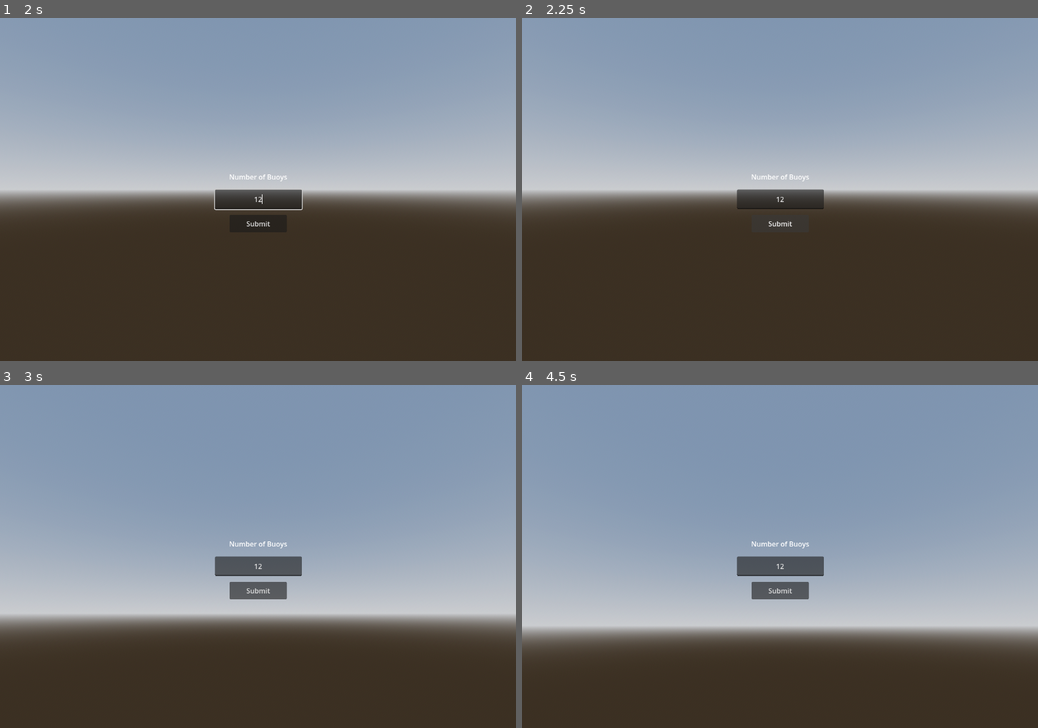
Above: before the commit, frames 1-4 (two rows, left to right).
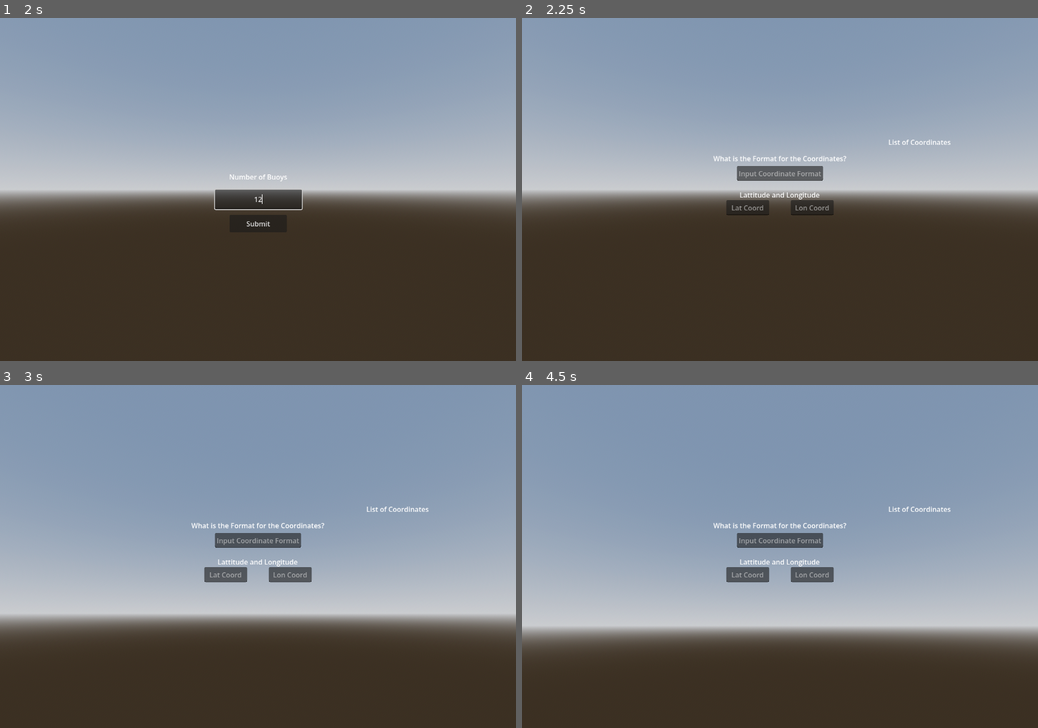
Above: after the commit, the same moments.

Repository: chrissolanilla/boatSim
Game: Godot game, scene res://MainMenu/MainMenu.tscn
The game is run twice, just before and just after one commit, with the same random seed, the same clock (stepped at 60 frames per second) and the same inputs.
Inputs (mouse positions are in pixels of both pictures, inside the frame that each line leads up to):
- Up to frame 1 (2 s): click "Start" at 0.5 s; click (258, 199) at 1.27 s; type "12" at 1.35 s
- Up to frame 2 (2.25 s): click "Submit" at 2 s
- Up to frame 3 (3 s): tap Enter at 2.75 s; move the mouse to (283, 556) at 2.77 s; hold W (move_forward) from 2.78 s (still down); hold Ctrl (sprint) from 2.78 s (still down)
- Up to frame 4 (4.5 s): keep holding W (move_forward); tap Space (move_up) at 3.5 s; move the mouse to (754, 556) at 3.52 s; release Ctrl (sprint) at 3.53 s; tap Ctrl (sprint) at 3.6 s; tap Enter at 4.25 s; move the mouse to (790, 549) at 4.27 s; hold Ctrl (sprint) from 4.28 s (still down)

Frame 1 is identical in both runs. In frame 2, 2.0% of the frame differs, in the area x 37-83%, y 35-61%; in frame 3, 2.7%; in frame 4, 2.7%, in the area x 37-84%, y 35-63%.

Commit message:
connects with singals

Diff:
--- a/godot/Level1/Level1.tscn
+++ b/godot/Level1/Level1.tscn
@@ -4,6 +4,7 @@
 [ext_resource type="PackedScene" uid="uid://c7mn0uo5ixu7h" path="res://buoy/buoy.tscn" id="1_yr1vs"]
 [ext_resource type="PackedScene" uid="uid://cyqcpfasocaus" path="res://Player/Player.tscn" id="2_axawr"]
 [ext_resource type="Script" uid="uid://cxtsp3b3p1436" path="res://Level1/ui_buoys.gd" id="4_22xjp"]
+[ext_resource type="Script" uid="uid://c08v3w0x1ea5f" path="res://Level1/ui_cordinates.gd" id="5_iits7"]
 
 [sub_resource type="ProceduralSkyMaterial" id="ProceduralSkyMaterial_yr1vs"]
 sky_horizon_color = Color(0.66224277, 0.6717428, 0.6867428, 1)
@@ -85,6 +86,7 @@
 [node name="buoy_coordinates" type="CanvasLayer" parent="." unique_id=1503615693]
 layer = 2
 visible = false
+script = ExtResource("5_iits7")
 
 [node name="HBoxContainer" type="HBoxContainer" parent="buoy_coordinates" unique_id=1974101524]
 offset_left = 800.0
--- a/godot/Level1/level_1.gd
+++ b/godot/Level1/level_1.gd
@@ -3,21 +3,16 @@
 # we should use object culling instead
 # we probably wont need more than like 20.
 # just like move the ones up to the ones they need and hide the rest.
-
-@onready var buoy: Node3D = $Buoys/Buoy
-@onready var buoys_parent_node: Node3D = $Buoys
-@onready var n_buoy: LineEdit = $n_buoys/n_buoy
+@onready var n_buoys: CanvasLayer = $n_buoys
+@onready var buoy_coordinates: CanvasLayer = $buoy_coordinates
 
 # Called when the node enters the scene tree for the first time.
 func _ready() -> void:
-	pass # Replace with function body.
+	n_buoys.buoy_count_submitted.connect(
+		buoy_coordinates.show_coordinate_ui
+	)
 
 
 # Called every frame. 'delta' is the elapsed time since the previous frame.
 func _process(delta: float) -> void:
 	pass
-
-
-
-func _on_n_buoy_editing_toggled(toggled_on: bool) -> void:
-	pass # Replace with function body.
--- a/godot/Level1/ui_buoys.gd
+++ b/godot/Level1/ui_buoys.gd
@@ -1,7 +1,7 @@
 extends CanvasLayer
 
 @onready var n_buoy: LineEdit = $n_buoy
-
+signal buoy_count_submitted(num_buoys: int)
 var num_buoys: int
 # Called when the node enters the scene tree for the first time.
 func _ready() -> void:
@@ -16,4 +16,7 @@
 func _on_submit_n_buoys_pressed() -> void:
 	num_buoys = int(n_buoy.text)
 	print(num_buoys, " IS THE NUMB BUOYS")
-	pass # Replace with function body.
+	if num_buoys >= 1:
+		#hide the ui and show the cordinates ui
+		self.visible = false
+		buoy_count_submitted.emit(num_buoys)
--- /dev/null
+++ b/godot/Level1/ui_cordinates.gd
@@ -0,0 +1,11 @@
+extends CanvasLayer
+
+var num_buoys: int = 0
+
+func _ready() -> void:
+	visible = false
+
+func show_coordinate_ui(amount: int) -> void:
+	num_buoys = amount
+	visible = true
+	print("coordinate ui opened for ", num_buoys, " buoys")
Not shown, added: godot/Level1/ui_cordinates.gd.uid
